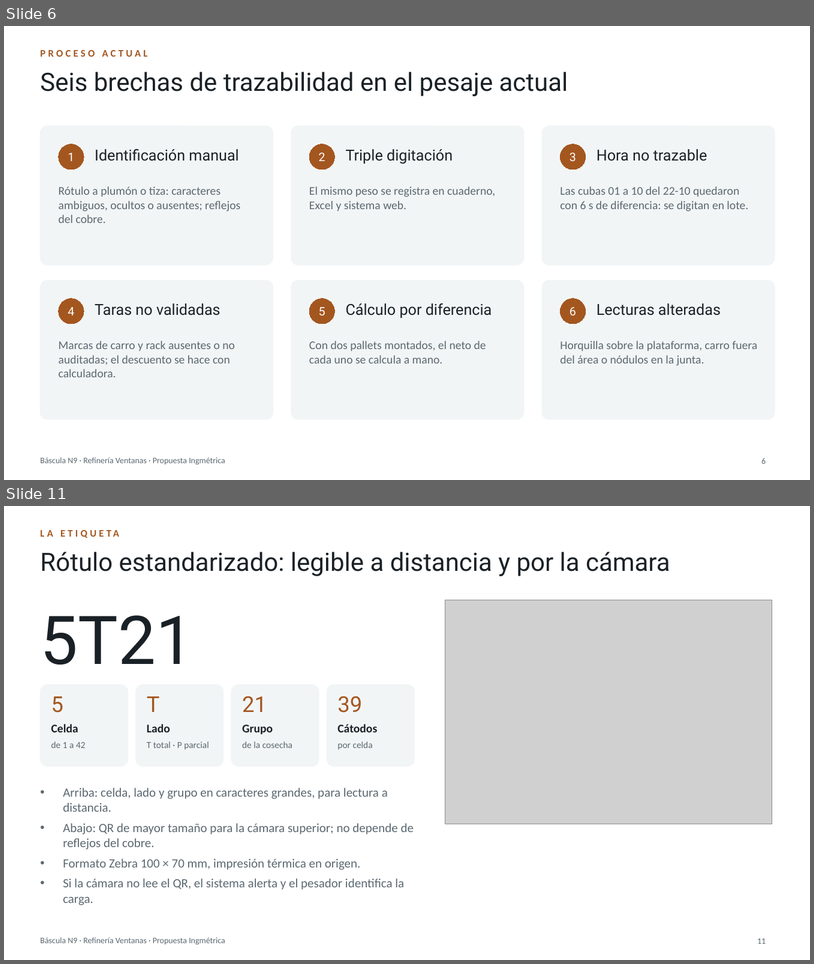
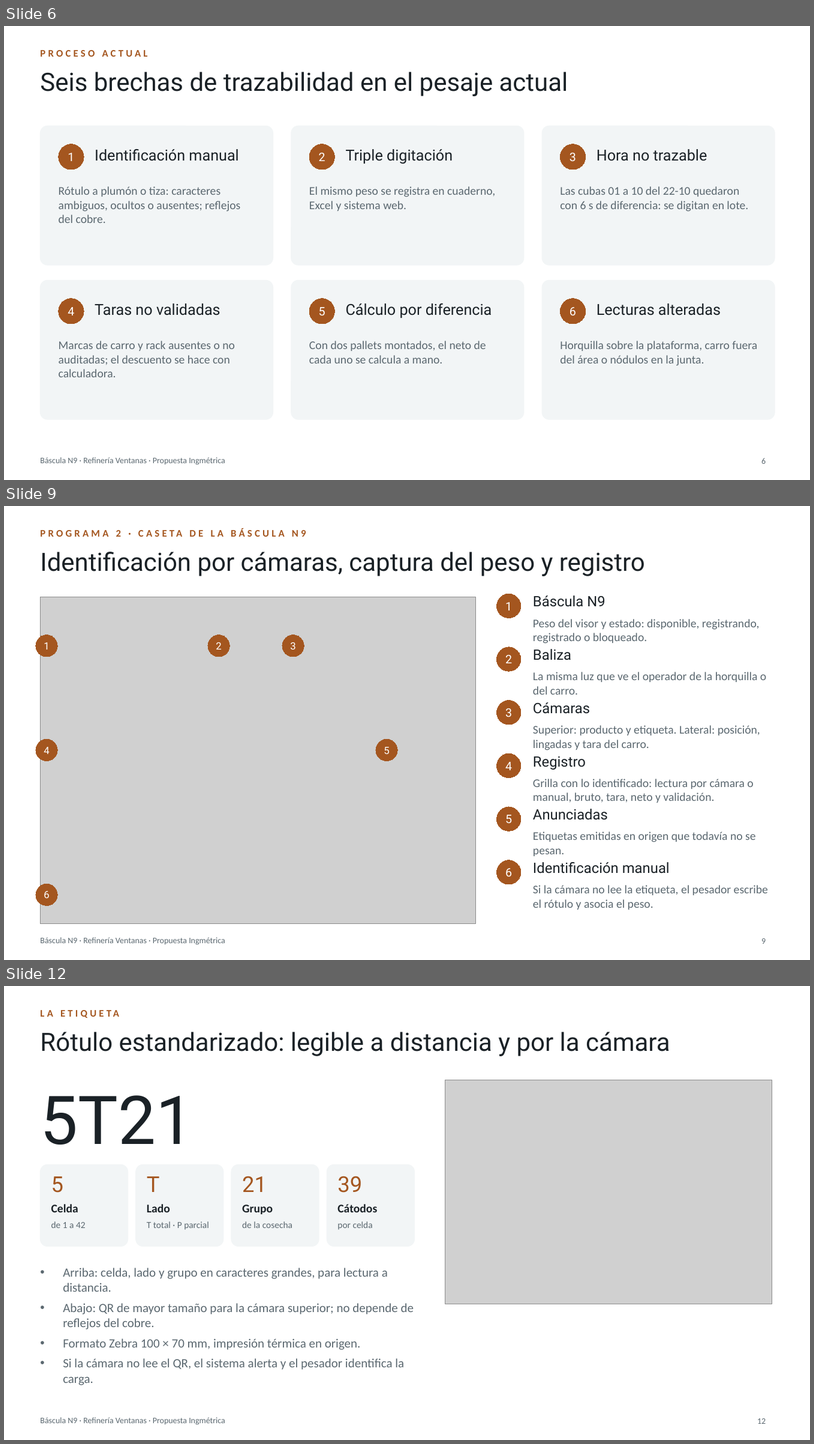
Before and after one commit to BortegaING/Codelco-Proyecto, a slide deck: presentacion/Bascula-N9-Ventanas.pptx. Shown one above the other, each under a label of ours: slides 6 and 11 before the commit, slides 6, 9 and 12 after it; the slides between them are not shown. The pictures are 814x964 and 814x1444 pixels, drawn with LibreOffice and Linux fonts; fonts in the diff are those of the drawing; grey boxes stand for pictures. Boxes give left, top, right and bottom in pixels: in the first picture for what was removed or moved away, otherwise in the second. Text is boxed around its words. In the diff, an @@ line names an element or a change of style, - is before the commit and + after.

```diff
--- a/presentacion/Bascula-N9-Ventanas.pptx
+++ b/presentacion/Bascula-N9-Ventanas.pptx
@@ slide 9 added at [4,506,810,960], background #FFFFFF; not listed: 1 template element that a slide beside it also shows @@
@@ text added at [116,530,121,537], 12 pt, text #A4561F, bold @@
+PROGRAMA 2 · CASETA DE LA BÁSCULA N9
@@ title added at [40,552,645,576], 30 pt, text #1A2126 @@
+Identificación por cámaras, captura del peso y registro
@@ ellipse added at [497,594,521,618], fill #A4561F, outline #A4561F 0.75 pt, 14 pt, text #FFFFFF @@
+1
@@ text added at [533,595,605,607], 17 pt, text #1A2126 @@
+Báscula N9
@@ picture added at [40,597,476,924] @@
@@ text added at [533,619,759,643], 14 pt, text #5B6870 @@
+Peso del visor y estado: disponible, registrando, registrado o bloqueado.
@@ ellipse added at [36,635,58,657], fill #A4561F, outline #A4561F 0.75 pt, 12 pt, text #FFFFFF @@
+1
@@ ellipse added at [208,635,230,657], fill #A4561F, outline #A4561F 0.75 pt, 12 pt, text #FFFFFF @@
+2
@@ ellipse added at [282,635,304,657], fill #A4561F, outline #A4561F 0.75 pt, 12 pt, text #FFFFFF @@
+3
@@ ellipse added at [497,647,521,671], fill #A4561F, outline #A4561F 0.75 pt, 14 pt, text #FFFFFF @@
+2
@@ text added at [533,649,572,660], 17 pt, text #1A2126 @@
+Baliza
@@ text added at [533,672,767,694], 14 pt, text #5B6870 @@
+La misma luz que ve el operador de la horquilla o del carro.
@@ ellipse added at [497,700,521,724], fill #A4561F, outline #A4561F 0.75 pt, 14 pt, text #FFFFFF @@
+3
@@ text added at [533,702,590,714], 17 pt, text #1A2126 @@
+Cámaras
@@ ellipse added at [36,739,58,760], fill #A4561F, outline #A4561F 0.75 pt, 12 pt, text #FFFFFF @@
+4
@@ ellipse added at [376,739,398,760], fill #A4561F, outline #A4561F 0.75 pt, 12 pt, text #FFFFFF @@
+5
@@ text added at [533,725,761,750], 14 pt, text #5B6870 @@
+Superior: producto y etiqueta. Lateral: posición, lingadas y tara del carro.
@@ ellipse added at [497,753,521,778], fill #A4561F, outline #A4561F 0.75 pt, 14 pt, text #FFFFFF @@
+4
@@ text added at [533,756,586,769], 17 pt, text #1A2126 @@
+Registro
@@ text added at [533,778,753,802], 14 pt, text #5B6870 @@
+Grilla con lo identificado: lectura por cámara o manual, bruto, tara, neto y validación.
@@ ellipse added at [497,807,521,831], fill #A4561F, outline #A4561F 0.75 pt, 14 pt, text #FFFFFF @@
+5
@@ text added at [533,808,608,820], 17 pt, text #1A2126 @@
+Anunciadas
@@ text added at [533,831,756,856], 14 pt, text #5B6870 @@
+Etiquetas emitidas en origen que todavía no se pesan.
@@ ellipse added at [497,860,521,884], fill #A4561F, outline #A4561F 0.75 pt, 14 pt, text #FFFFFF @@
+6
@@ text added at [533,862,670,873], 17 pt, text #1A2126 @@
+Identificación manual
@@ ellipse added at [36,883,58,905], fill #A4561F, outline #A4561F 0.75 pt, 12 pt, text #FFFFFF @@
+6
@@ text added at [533,885,768,909], 14 pt, text #5B6870 @@
+Si la cámara no lee la etiqueta, el pesador escribe el rótulo y asocia el peso.
@@ page number added at [762,938,766,943], 10 pt, text #5B6870 @@
+9
@@ what was slide 11 is now slide 12 @@
@@ page number at [758,1418,766,1423]: text changed @@
-11
+12
```
Also in this commit, not shown: 7 slides changed, 26 other files.
